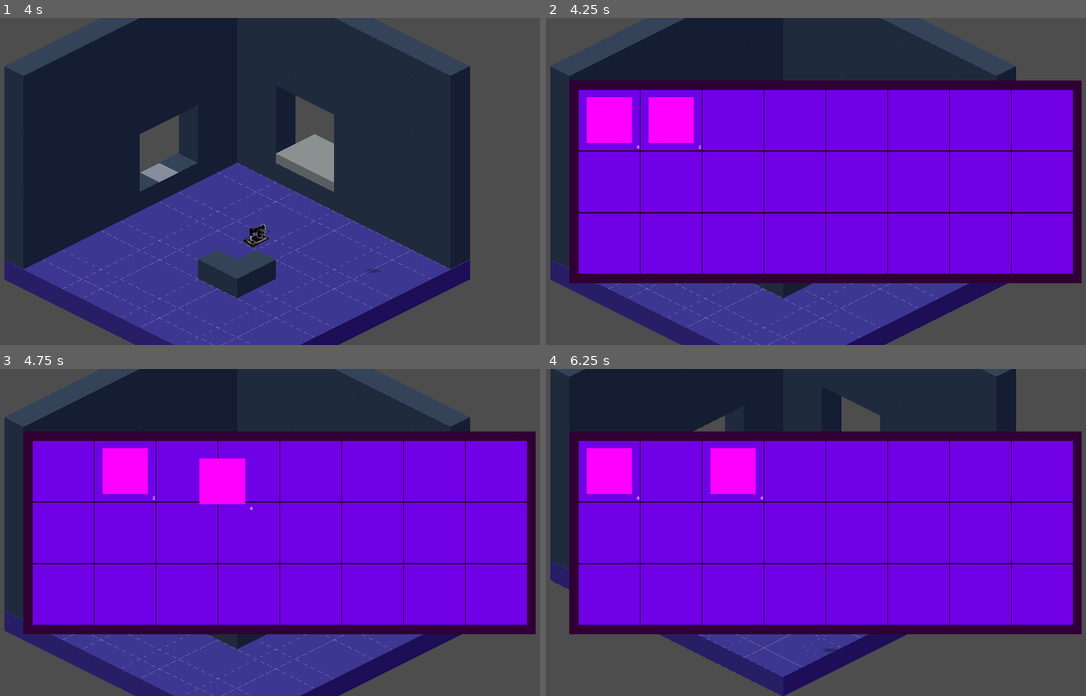
Above: before the commit, frames 1-4 (two rows, left to right).
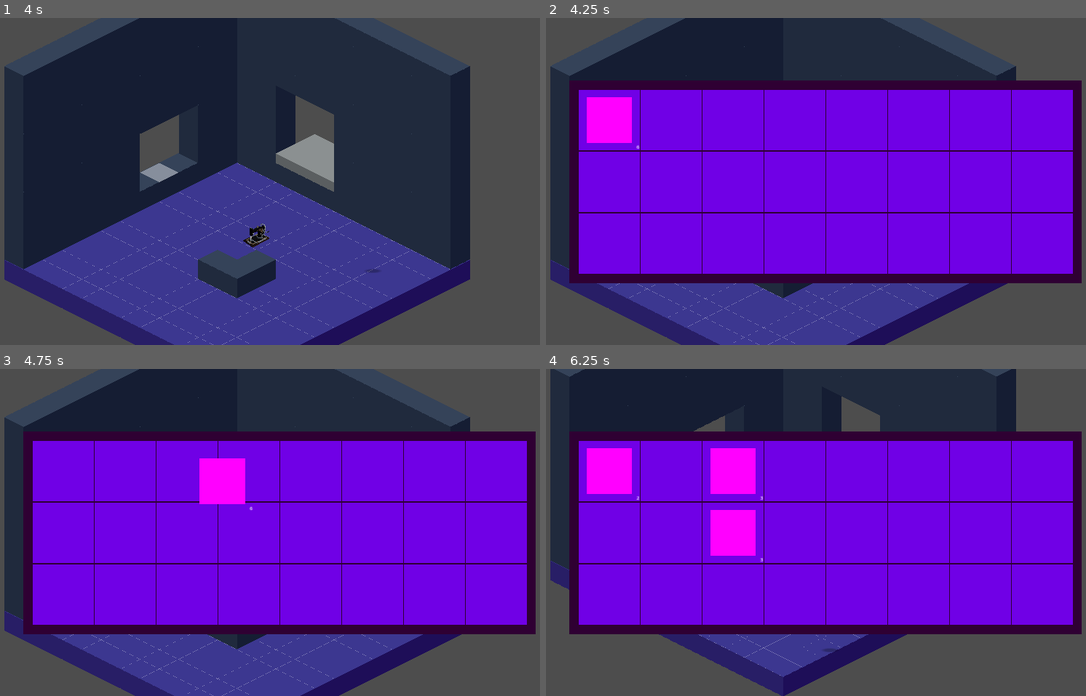
Above: after the commit, the same moments.

Repository: kaelynfmp/HearthLight
Game: Godot game, scene res://scenes/room.tscn
Two runs of this game, one before a commit and one after it. Both use one fixed random seed, a clock stepped at 60 frames per second and the inputs below.
Inputs (mouse positions are in pixels of both pictures, inside the frame that each line leads up to):
- Up to frame 1 (4 s): tap Enter (ui_accept) at 0.5, 0.77, 1.25, 2, 3.5, 3.77 s; move the mouse to (405, 165) at 0.52 s; hold D (move_right) 0.53-1.25 s; hold Shift (modifier) 0.53-1.25 s; click (405, 165) at 0.67 s; drag from (162, 197) to (248, 246) at 1.27 s; move the mouse to (340, 109) at 2.02 s; hold D (move_right) 2.03-2.75 s; hold Shift (modifier) 2.03-2.75 s; click (340, 109) at 2.17 s; drag from (248, 246) to (102, 132) at 2.77 s; move the mouse to (453, 230) at 3.52 s; hold A (move_left) from 3.53 s (still down); hold Shift (modifier) from 3.53 s (still down); click (453, 230) at 3.67 s
- Up to frame 2 (4.25 s): keep holding A (move_left); keep holding Shift (modifier); tap E (inventory) at 4.15 s
- Up to frame 3 (4.75 s): release A (move_left) at 4.25 s; release Shift (modifier) at 4.25 s; drag from (64, 470) to (194, 450) at 4.27 s
- Up to frame 4 (6.25 s): tap Enter (ui_accept) at 5, 5.75 s; move the mouse to (670, 470) at 5.02 s; hold S (move_down) 5.03-5.75 s; hold Shift (modifier) 5.03-5.75 s; click (670, 470) at 5.17 s; drag from (735, 470) to (708, 548) at 5.77 s

Frame 1 is identical in both runs. In frame 2, 1.2% of the frame differs, in the area x 16-29%, y 24-40%; in frame 3, 1.2%; in frame 4, 1.2%, in the area x 16-41%, y 38-59%.

Commit message:
feat: drag distribution

Diff:
--- a/resources/items/cotton.tres
+++ b/resources/items/cotton.tres
@@ -10,5 +10,5 @@
 texture = SubResource("PlaceholderTexture2D_psojh")
 name = "Cotton"
 description = ""
-max_stack = 4
+max_stack = 10
 price = 10
--- a/scripts/gamemanager.gd
+++ b/scripts/gamemanager.gd
@@ -7,6 +7,8 @@
 var cursor:Node2D
 
 var inventories: Array[Inventory] = []
+
+var slot_distributor: Dictionary = {"total": 0, "item": null, "slots": [], "distributed": []}
 
 func _ready() -> void:
 	pass
@@ -47,3 +49,39 @@
 
 func get_cursor():
 	return cursor
+
+### Appends to the slot distributor, which is a list of currently dragged over slots, and will balance out how many items
+### are in them all, with a total quantity and an item
+func initialize_slot_distributor(total: int, item: Item):
+	slot_distributor.total = total
+	slot_distributor.item = item
+
+### Appends to the slot distributor, which is a list of currently dragged over slots, and will balance out how many items
+### are in them all
+func append_slot_distributor(slot: Slot, add: int = 0):
+	if slot not in slot_distributor.slots:
+		slot_distributor.total += add
+		slot_distributor.slots.append(slot)
+		distribute_slots()
+
+### Distributes the slots evenly among every slot in the slot distributor
+func distribute_slots() -> void:
+	var remainder = slot_distributor.total
+	slot_distributor.distributed.resize(slot_distributor.slots.size())
+	slot_distributor.distributed.fill(0)
+	while remainder > 0:
+		for index: int in range(slot_distributor.slots.size()):
+			print(remainder)
+			slot_distributor.distributed[index] += 1
+			remainder -= 1
+			if remainder == 0:
+				for subindex: int in range(slot_distributor.slots.size()):
+					slot_distributor.slots[subindex].initialize(slot_distributor.item, slot_distributor.distributed[subindex])
+				return
+
+### Clears the slot distributor, which is a list of currently dragged over slots, and will balance out how many items
+### are in them all
+func clear_slot_distributor():
+	slot_distributor.total = 0
+	slot_distributor.item = null
+	slot_distributor.slots = []
--- a/scripts/gui/inventory/slot.gd
+++ b/scripts/gui/inventory/slot.gd
@@ -29,12 +29,26 @@
 		stack_number.visible = false
 
 func _on_mouse_entered() -> void:
-	if Input.is_mouse_button_pressed(MOUSE_BUTTON_RIGHT):
+	if Input.is_mouse_button_pressed(MOUSE_BUTTON_LEFT):
+		if Input.is_action_pressed("modifier"):
+			GameManager.send_to_inventory(slot)
+		else:
+			if cursor_slot().item == null:
+				# Distribute
+				if slot.item == null:
+					GameManager.append_slot_distributor(slot)
+				elif slot.item == GameManager.slot_distributor.item:
+					GameManager.append_slot_distributor(slot, slot.quantity)
+			elif cursor_slot().item == slot.item:
+				# Absorb item
+				slot.initialize(cursor_slot().item, cursor_slot().increment(slot.quantity))
+				# If the cursor slot can't fit it, the slot will keep whatever remains
+
+	elif Input.is_mouse_button_pressed(MOUSE_BUTTON_RIGHT):
 		# slide to add one
 		drop_slot_cursor()
 		rmb_line = true
-	if Input.is_action_pressed("modifier") and Input.is_mouse_button_pressed(MOUSE_BUTTON_LEFT):
-		GameManager.send_to_inventory(slot)
+
 	mouse_over = true
 
 func _on_mouse_exited() -> void:
@@ -46,14 +60,21 @@
 ### On click, do inventory management
 func _on_gui_input(event:InputEvent) -> void:
 	if event is InputEventMouseButton:
-		if event.button_index == MOUSE_BUTTON_LEFT and event.is_pressed():
+		if event.button_index == MOUSE_BUTTON_LEFT:
 			# If the items arent both null, OR if you left click, swap the items
-			if Input.is_action_pressed("modifier"):
-				GameManager.send_to_inventory(slot)
-				pass
+			if event.is_pressed():
+				if Input.is_action_pressed("modifier"):
+					GameManager.send_to_inventory(slot)
+					pass
+				else:
+					if cursor_slot().item != null and slot.item == null:
+						GameManager.initialize_slot_distributor(cursor_slot().quantity, cursor_slot().item)
+						GameManager.append_slot_distributor(slot)
+						cursor_slot().item = null
+					elif cursor_slot().item != null or slot.item != null:
+						swap_slots_cursor()
 			else:
-				if cursor_slot().item != null or slot.item != null:
-					swap_slots_cursor()
+				GameManager.clear_slot_distributor()
 		elif event.button_index == MOUSE_BUTTON_RIGHT:
 			rmb_line = false
 			# Since we previously check to see that the item slot isn't swappable, this will always work
--- a/scripts/resources/slot.gd
+++ b/scripts/resources/slot.gd
@@ -17,6 +17,8 @@
 		return item
 	set(value):
 		item = value
+		if value == null:
+			decrement(quantity)
 		notify_property_list_changed()
 
 var prev_max_stack: int = 0
